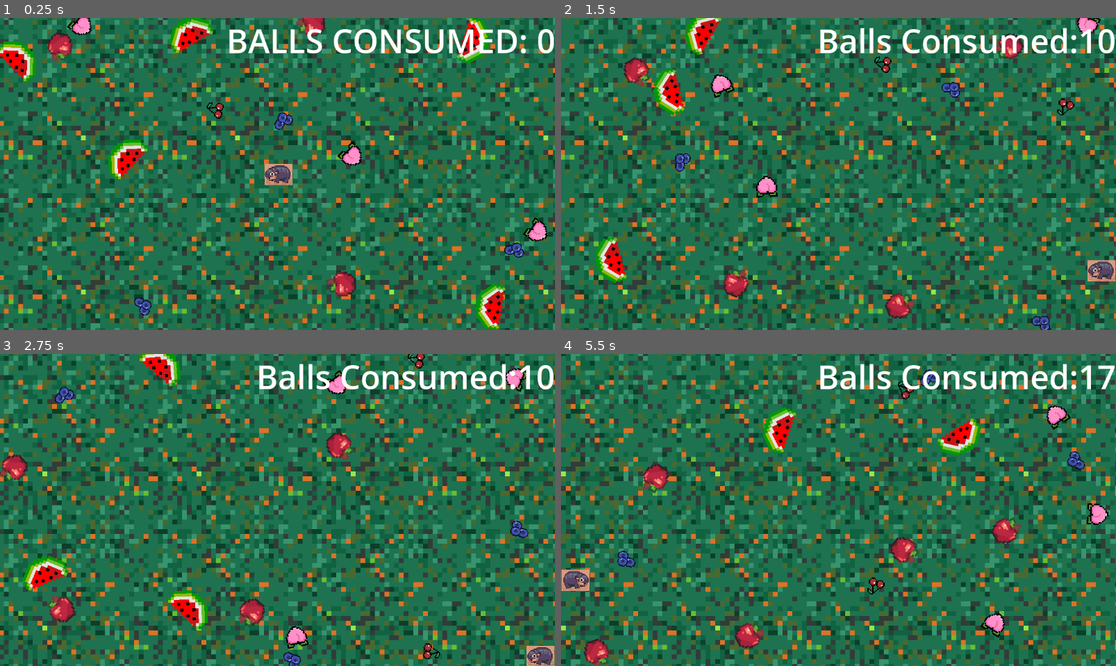
Above: before the commit, frames 1-4 (two rows, left to right).
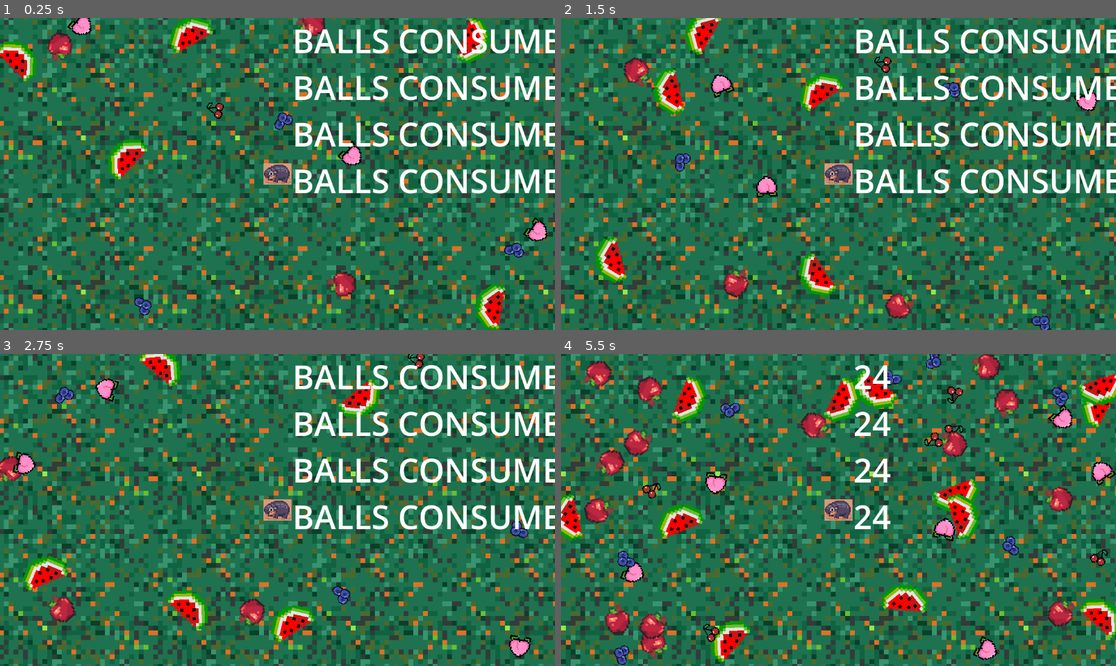
Above: after the commit, the same moments.

Repository: LTnano/MooDeng
Game: Godot game, scene res://Levels/TestGameplay.tscn
The game is run twice, just before and just after one commit, with the same random seed, the same clock (stepped at 60 frames per second) and the same inputs.
Inputs:
- Up to frame 1 (0.25 s): no input
- Up to frame 2 (1.5 s): hold D (move_right, bound only before the commit) 0.53-1.28 s; hold Down (move_down, bound only before the commit) from 1.28 s (still down)
- Up to frame 3 (2.75 s): release Down (move_down, bound only before the commit) at 2.03 s; hold D (move_right, bound only before the commit) from 2.03 s (still down)
- Up to frame 4 (5.5 s): release D (move_right, bound only before the commit) at 2.78 s; hold W (move_up, bound only before the commit) 2.78-3.53 s; hold Left (move_left, bound only before the commit) 3.53-5.03 s; hold Down (move_down, bound only before the commit) from 5.03 s (still down)

The runs differ from the first frame. In frame 1, 7.5% of the frame differs, in the area x 41-100%, y 3-57%; in frame 2, 9.5%; in frame 3, 11%; in frame 4, 18%, in the area x 0-100%, y 0-100%.

Commit message:
Scoring changes, multiplayer
DO NOT PRESS PLAY

Diff:
--- a/Assets/moo_deng.gd
+++ b/Assets/moo_deng.gd
@@ -1,25 +1,34 @@
 extends CharacterBody2D
 class_name mooDeng
+
+const playerEnum = preload("res://Assets/player_enum.gd")
+
 @export var boundary: ArenaArea
 @export var speed = 1500
 @export var offset = Vector2(250, 150)
-signal score_increase(ballRef : blueBalls)
+@export var player_number: playerEnum.player_num
+
+signal score_increase(player_number: int, ballRef: blueBalls)
 var hippo_speed = Vector2.ZERO
 var screen_size
+
 
 func _ready():
 	screen_size = get_viewport_rect().size
 
+func _setHippoPlayer(player_num: playerEnum.player_num):
+	player_number = player_num
+
 func _process(delta):
-	if Input.is_action_pressed("move_right"):
+	if Input.is_action_pressed("move_right"+str(player_number + 1)):
 		hippo_speed.x += speed
 		hippo_flip()
-	if Input.is_action_pressed("move_left"):
+	if Input.is_action_pressed("move_left"+str(player_number + 1)):
 		hippo_speed.x -= speed
 		hippo_flip()
-	if Input.is_action_pressed("move_down"):
+	if Input.is_action_pressed("move_down"+str(player_number + 1)):
 		hippo_speed.y += speed
-	if Input.is_action_pressed("move_up"):
+	if Input.is_action_pressed("move_up"+str(player_number + 1)):
 		hippo_speed.y -= speed
 
 	move_hippo(hippo_speed, delta)
@@ -59,4 +68,4 @@
 
 
 func _on_yumyum(ballRef: blueBalls) -> void:
-	emit_signal("score_increase", ballRef)
+	emit_signal("score_increase", player_number, ballRef)
--- /dev/null
+++ b/Assets/player_enum.gd
@@ -0,0 +1,9 @@
+#enum for player numbers for controls and scoring
+enum player_num { P1, P2, P3, P4 }
+
+const player_num_names = {
+	player_num.P1: "p1",
+	player_num.P2: "p2",
+	player_num.P3: "p3",
+	player_num.P4: "p4"
+}
--- a/Levels/TestGameplay.tscn
+++ b/Levels/TestGameplay.tscn
@@ -1,7 +1,6 @@
-[gd_scene load_steps=9 format=3 uid="uid://bewuhqlb6w2rr"]
+[gd_scene load_steps=8 format=3 uid="uid://bewuhqlb6w2rr"]
 
 [ext_resource type="Script" uid="uid://dt06m68t7ttso" path="res://Levels/gameplayloop.gd" id="1_1xdii"]
-[ext_resource type="PackedScene" uid="uid://cisp57ttsxee8" path="res://Assets/MooDeng.tscn" id="1_jhy4y"]
 [ext_resource type="Script" uid="uid://dv5nc225g0xay" path="res://Levels/arena_area.gd" id="2_ffqpf"]
 [ext_resource type="PackedScene" uid="uid://bt4etflsidt30" path="res://Assets/ballspawner.tscn" id="2_w7lws"]
 [ext_resource type="PackedScene" uid="uid://p8rc0idb7qim" path="res://Levels/barrier.tscn" id="4_mwrxl"]
@@ -56,13 +55,32 @@
 
 [node name="CanvasLayer" type="CanvasLayer" parent="."]
 
-[node name="Label" type="Label" parent="CanvasLayer"]
+[node name="ScoreContainer" type="VBoxContainer" parent="CanvasLayer"]
 anchors_preset = 1
 anchor_left = 1.0
 anchor_right = 1.0
 offset_left = -545.0
+offset_right = 137.0
 offset_bottom = 317.0
 grow_horizontal = 0
+
+[node name="ScoreLabel1" type="Label" parent="CanvasLayer/ScoreContainer"]
+layout_mode = 2
+theme_override_font_sizes/font_size = 68
+text = "BALLS CONSUMED: 0"
+
+[node name="ScoreLabel2" type="Label" parent="CanvasLayer/ScoreContainer"]
+layout_mode = 2
+theme_override_font_sizes/font_size = 68
+text = "BALLS CONSUMED: 0"
+
+[node name="ScoreLabel3" type="Label" parent="CanvasLayer/ScoreContainer"]
+layout_mode = 2
+theme_override_font_sizes/font_size = 68
+text = "BALLS CONSUMED: 0"
+
+[node name="ScoreLabel4" type="Label" parent="CanvasLayer/ScoreContainer"]
+layout_mode = 2
 theme_override_font_sizes/font_size = 68
 text = "BALLS CONSUMED: 0"
 
@@ -73,9 +91,3 @@
 position = Vector2(2, 1)
 shape = SubResource("RectangleShape2D_w7lws")
 debug_color = Color(0.267285, 0.633484, 0, 0.027451)
-
-[node name="MooDeng" parent="." node_paths=PackedStringArray("boundary") instance=ExtResource("1_jhy4y")]
-position = Vector2(2, 1)
-boundary = NodePath("../ArenaArea")
-speed = 1000
-offset = Vector2(30, 20)
--- a/Levels/gameplayloop.gd
+++ b/Levels/gameplayloop.gd
@@ -1,45 +1,65 @@
 extends Node2D
+
 const BallTypes = preload("res://Assets/ball_types.gd")
-var ballConsumed
-var ourMooDeng
+const playerEnum = preload("res://Assets/player_enum.gd")
+
 var initialSpeed
 var initialAngle
 
+var dengArray = []
+var scores = []
+
+@export var numberOfPlayers: int = clamp(4, 1, 4)
+@onready var playerTemp= preload("res://Assets/MooDeng.tscn")
+@onready var score_labels = [$CanvasLayer/ScoreContainer/ScoreLabel1,
+							$CanvasLayer/ScoreContainer/ScoreLabel2,
+							$CanvasLayer/ScoreContainer/ScoreLabel3,
+							$CanvasLayer/ScoreContainer/ScoreLabel4]
+
 func _ready():
+	for each in range(numberOfPlayers):
+		var newDeng = playerTemp.instantiate()
+		newDeng.player_number = each
+		add_child(newDeng)
+		dengArray.append(newDeng)
 
-	ourMooDeng = $MooDeng
 
-	ballConsumed = 0
+	scores.clear()
+	for i in range(numberOfPlayers):
+		scores.append(0)
 
-	ourMooDeng.score_increase.connect(self._onscore)
+	for each in dengArray:
+		each.score_increase.connect(self._onscore)
+
 	for i in range(15):
-
 		# Spawn initial balls
 		# This will spawn 15 balls at the start of the game
 		_recalculate_spawn_parameters()
 		var balls = $Ballspawner.spawnball(initialSpeed, initialAngle)
 
-		# Connect the yumyum signal to our MooDeng instance
-		balls.yumyum.connect(ourMooDeng._on_yumyum)
+		# Connect the yumyum signal to each MooDeng instance
+		for deng in dengArray:
+			balls.yumyum.connect(deng._on_yumyum)
 
-func _onscore(ballRef: blueBalls):
+func _onscore(player_number: int, ballRef: blueBalls):
 	match ballRef.type_name:
 		"Apple":
-			ballConsumed += 1
+			scores[player_number] += 1
 		"Blueberry":
-			ballConsumed += 3
+			scores[player_number] += 3
 		"Cherry":
-			ballConsumed += 2
+			scores[player_number] += 2
 		"Peach":
-			ballConsumed += 1
+			scores[player_number] += 1
 		"Watermelon":
-			ballConsumed += 5
+			scores[player_number] += 5
 		_:
-			ballConsumed += 1
-
-	$CanvasLayer/Label.set_text("Balls Consumed:" + str(ballConsumed))
+			scores[player_number] += 1
+	# Update the UI for this player here
+	score_labels[player_number].text = str(scores[player_number])
 	var balls = $Ballspawner.spawnball(initialSpeed, initialAngle)
-	balls.yumyum.connect(ourMooDeng._on_yumyum)
+	for deng in dengArray:
+		balls.yumyum.connect(deng._on_yumyum)
 	_recalculate_spawn_parameters()
 
 func _process(delta: float) -> void:
--- a/project.godot
+++ b/project.godot
@@ -17,29 +17,77 @@
 
 [input]
 
-move_left={
+move_leftp1={
 "deadzone": 0.2,
 "events": [Object(InputEventKey,"resource_local_to_scene":false,"resource_name":"","device":0,"window_id":0,"alt_presse …(194 unchanged characters)…
 , Object(InputEventKey,"resource_local_to_scene":false,"resource_name":"","device":-1,"window_id":0,"alt_pressed":false …(182 unchanged characters)…
 ]
 }
-move_right={
+move_rightp1={
 "deadzone": 0.2,
 "events": [Object(InputEventKey,"resource_local_to_scene":false,"resource_name":"","device":-1,"window_id":0,"alt_press …(192 unchanged characters)…
 , Object(InputEventKey,"resource_local_to_scene":false,"resource_name":"","device":-1,"window_id":0,"alt_pressed":false …(186 unchanged characters)…
 ]
 }
-move_up={
+move_upp1={
 "deadzone": 0.2,
 "events": [Object(InputEventKey,"resource_local_to_scene":false,"resource_name":"","device":-1,"window_id":0,"alt_press …(192 unchanged characters)…
 , Object(InputEventKey,"resource_local_to_scene":false,"resource_name":"","device":-1,"window_id":0,"alt_pressed":false …(186 unchanged characters)…
 ]
 }
-move_down={
+move_downp1={
 "deadzone": 0.2,
 "events": [Object(InputEventKey,"resource_local_to_scene":false,"resource_name":"","device":-1,"window_id":0,"alt_press …(195 unchanged characters)…
 , Object(InputEventKey,"resource_local_to_scene":false,"resource_name":"","device":-1,"window_id":0,"alt_pressed":false …(183 unchanged characters)…
 ]
+}
+move_leftp2={
+"deadzone": 0.2,
+"events": []
+}
+move_rightp2={
+"deadzone": 0.2,
+"events": []
+}
+move_up2={
+"deadzone": 0.2,
+"events": []
+}
+move_downp2={
+"deadzone": 0.2,
+"events": []
+}
+move_leftp3={
+"deadzone": 0.2,
+"events": []
+}
+move_downp3={
+"deadzone": 0.2,
+"events": []
+}
+move_rightp3={
+"deadzone": 0.2,
+"events": []
+}
+move_upp3={
+"deadzone": 0.2,
+"events": []
+}
+move_leftp4={
+"deadzone": 0.2,
+"events": []
+}
+move_downp4={
+"deadzone": 0.2,
+"events": []
+}
+move_upp4={
+"deadzone": 0.2,
+"events": []
+}
+move_rightp4={
+"deadzone": 0.2,
+"events": []
 }
 
 [physics]
Not shown, added: Assets/player_enum.gd.uid
